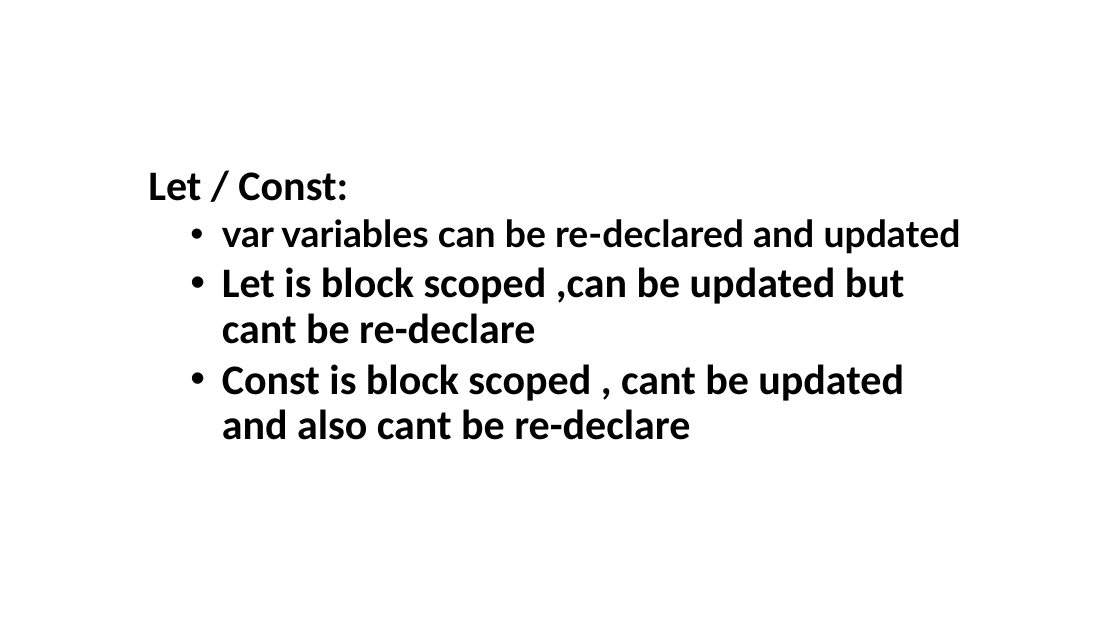
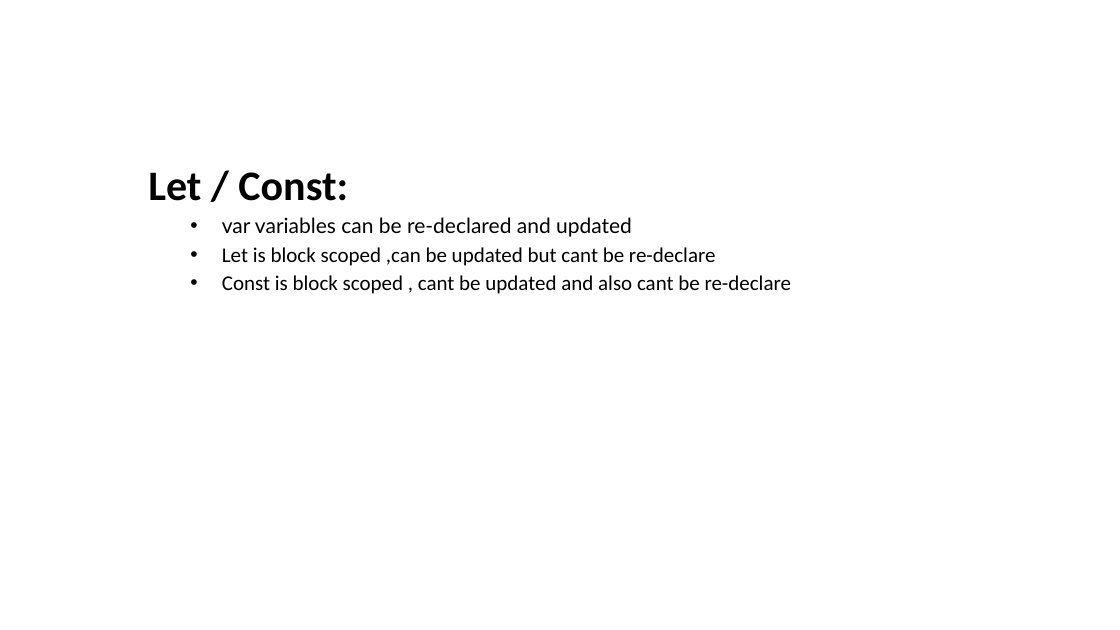
Before and after one commit to krishneup/es6-meetup, a slide deck: slide 1 of meetup-sept-13.pptx. Drawn at 1120x630 pixels with LibreOffice and Linux fonts; fonts in the diff are those of the drawing. Boxes give left, top, right and bottom in pixels: in the first picture for what was removed or moved away, otherwise in the second. Text is boxed around its words. In the diff, an @@ line names an element or a change of style, - is before the commit and + after.

```diff
--- a/meetup-sept-13.pptx
+++ b/meetup-sept-13.pptx
@@ subtitle at bbox=[222, 217, 792, 294]: size 32 to 18 pt in "var variables can be re-declared and updated"; bold off; size 36 to 18 pt in "Let is block scoped ,can be updated ...", "Const is block scoped , cant be ..." @@
```
Also in this commit, not shown: 6 other slides changed, 1 slide removed, 9 other files.
